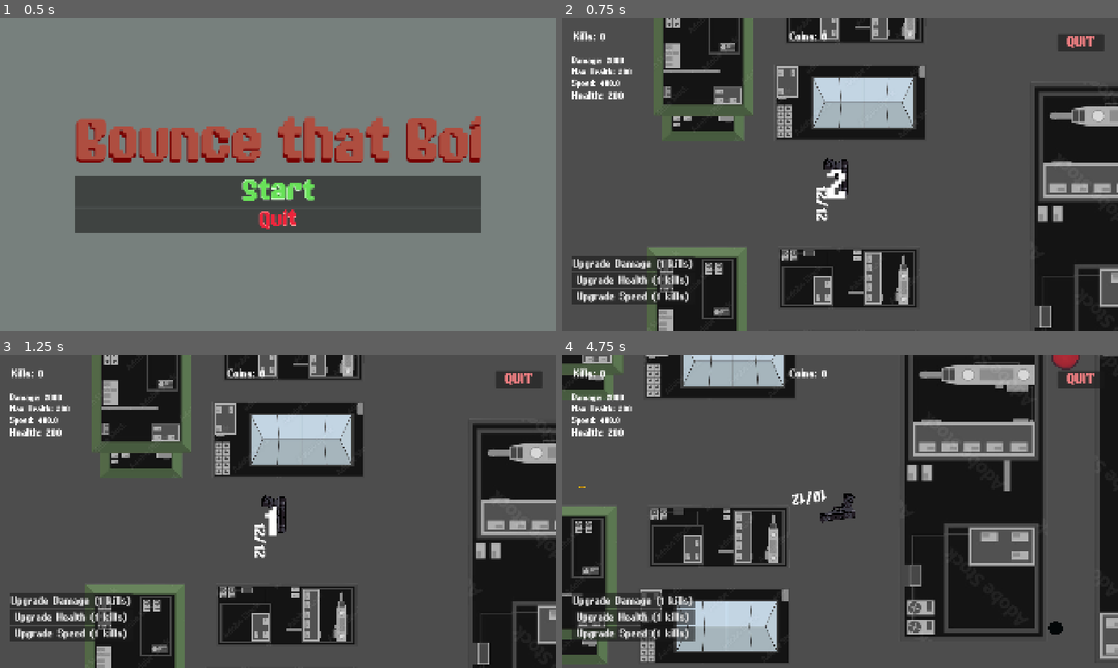
Above: before the commit, frames 1-4 (two rows, left to right).
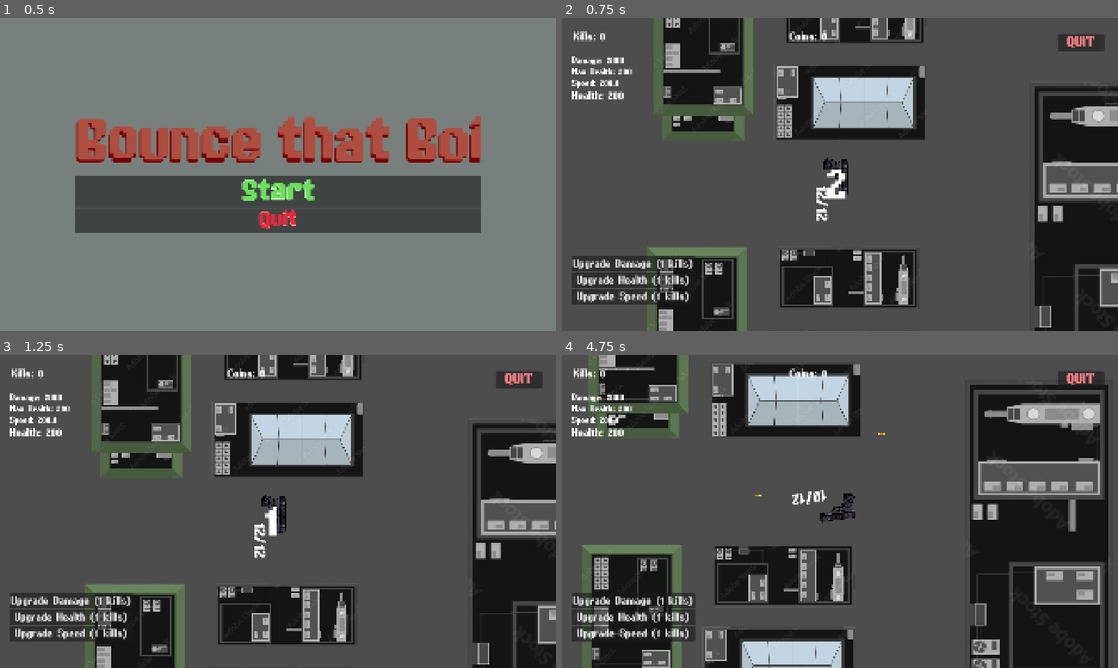
Above: after the commit, the same moments.

Repository: leo434472-oss/godot-game
Game: Godot game, scene res://main_menu.tscn
The game is run twice, just before and just after one commit, with the same random seed, the same clock (stepped at 60 frames per second) and the same inputs.
Inputs (mouse positions are in pixels of both pictures, inside the frame that each line leads up to):
- Up to frame 1 (0.5 s): no input
- Up to frame 2 (0.75 s): click "Start" at 0.5 s
- Up to frame 3 (1.25 s): no input
- Up to frame 4 (4.75 s): click "Upgrade Damage (1 kills)" at 1.25 s; click "Upgrade Health (1 kills)" at 2 s; click "Upgrade Speed (1 kills)" at 2.75 s; tap Enter at 3.5 s; move the mouse to (962, 495) at 3.52 s; press the mouse at (962, 495) at 3.53 s; hold Right (ui_right) 3.53-4.28 s; move the mouse to (728, 527) at 4.27 s; release the mouse at (728, 527) at 4.28 s; hold Down (ui_down) from 4.28 s (still down); click (728, 527) at 4.35 s

Frame 1 is identical in both runs. In frame 2, less than 0.1% of the frame differs, in the area x 6-11%, y 19-22%; in frame 3, less than 0.1%; in frame 4, 54%, in the area x 0-100%, y 0-100%.

Commit message:
l
l

Diff:
--- a/Player/bullet.gd
+++ b/Player/bullet.gd
@@ -3,7 +3,7 @@
 var hasbounced : bool = false
 var bounces : int = 0
 @onready var ray: RayCast2D = $RayCast2D
-@export var bullet_speed: float = 1500
+@export var bullet_speed: float = 500
 @export var damage : int
 
 func _ready() -> void:
--- a/Player/bullet.tscn
+++ b/Player/bullet.tscn
@@ -7,6 +7,10 @@
 [sub_resource type="CapsuleShape2D" id="CapsuleShape2D_032qo"]
 radius = 0.53972316
 height = 13.26142
+
+[sub_resource type="CapsuleShape2D" id="CapsuleShape2D_d7yj7"]
+radius = 0.7860049
+height = 14.914622
 
 [node name="Bulllet" type="Area2D" unique_id=234554583]
 scale = Vector2(0.505, 0.515)
@@ -18,6 +22,13 @@
 rotation = 1.5707964
 scale = Vector2(7.4112043, -3.317895)
 shape = SubResource("CapsuleShape2D_032qo")
+
+[node name="CollisionShape2D2" type="CollisionShape2D" parent="." unique_id=889007222]
+visibility_layer = 2
+position = Vector2(1, 0)
+rotation = 1.5707964
+scale = Vector2(7.4112043, -3.317895)
+shape = SubResource("CapsuleShape2D_d7yj7")
 
 [node name="Sprite2D" type="Sprite2D" parent="." unique_id=1632927802]
 position = Vector2(-1.3120939e-07, 0)
--- a/Player/player.tscn
+++ b/Player/player.tscn
@@ -37,11 +37,11 @@
 texture = ExtResource("4_od3ui")
 
 [node name="Muzzle" type="Marker2D" parent="." unique_id=930635594]
-position = Vector2(60, -26)
+position = Vector2(0.71, -26)
 
 [node name="MuzzleFlash" type="Sprite2D" parent="Muzzle" unique_id=1794206159]
 visible = false
-position = Vector2(64, -1.9999999)
+position = Vector2(126.4, 0)
 scale = Vector2(1.2187501, 1)
 texture = ExtResource("5_fhl08")
 
--- a/Stats.gd
+++ b/Stats.gd
@@ -1,6 +1,6 @@
 extends Node
 
-var speed: float = 400.0
+var speed: float = 200.0
 var damage: int = 2000
 var max_health: int = 200
 var bounce_count : int = 3
--- a/level.tscn
+++ b/level.tscn
@@ -12,7 +12,7 @@
 size = Vector2(698.5, 348)
 
 [sub_resource type="RectangleShape2D" id="RectangleShape2D_n6hdu"]
-size = Vector2(631.5, 304)
+size = Vector2(704, 382.00012)
 
 [sub_resource type="RectangleShape2D" id="RectangleShape2D_ntjt8"]
 size = Vector2(744.62506, 432)
@@ -31,6 +31,15 @@
 
 [sub_resource type="RectangleShape2D" id="RectangleShape2D_kp4u4"]
 size = Vector2(683.9054, 333.64227)
+
+[sub_resource type="RectangleShape2D" id="RectangleShape2D_i2t4f"]
+size = Vector2(337.61475, 466.05505)
+
+[sub_resource type="RectangleShape2D" id="RectangleShape2D_8cye3"]
+size = Vector2(550.56165, 278.8991)
+
+[sub_resource type="RectangleShape2D" id="RectangleShape2D_2orkt"]
+size = Vector2(624.3513, 302.4496)
 
 [sub_resource type="RectangleShape2D" id="RectangleShape2D_krcgb"]
 size = Vector2(3573, 114)
@@ -176,7 +185,7 @@
 shape = SubResource("RectangleShape2D_ajodo")
 
 [node name="CollisionShape2D3" type="CollisionShape2D" parent="Buildings1" unique_id=1696995108]
-position = Vector2(-624.25006, 1106)
+position = Vector2(-631.00006, 1107)
 shape = SubResource("RectangleShape2D_n6hdu")
 
 [node name="CollisionShape2D2" type="CollisionShape2D" parent="Buildings1" unique_id=963444654]
@@ -244,13 +253,21 @@
 texture = ExtResource("5_f2txt")
 
 [node name="CollisionShape2D" type="CollisionShape2D" parent="Buldings3" unique_id=1675118470]
-position = Vector2(240.36694, -455.04584)
+position = Vector2(240.36693, -455.04584)
 shape = SubResource("RectangleShape2D_h3wsx")
+
+[node name="CollisionShape2D7" type="CollisionShape2D" parent="Buldings3" unique_id=1897206177]
+position = Vector2(240.36693, -455.04584)
+shape = SubResource("RectangleShape2D_i2t4f")
 
 [node name="CollisionShape2D2" type="CollisionShape2D" parent="Buldings3" unique_id=1041541414]
 position = Vector2(902.7008, -587.15594)
 shape = SubResource("RectangleShape2D_r3u8s")
 
+[node name="CollisionShape2D6" type="CollisionShape2D" parent="Buldings3" unique_id=607167269]
+position = Vector2(902.7008, -587.15594)
+shape = SubResource("RectangleShape2D_8cye3")
+
 [node name="CollisionShape2D3" type="CollisionShape2D" parent="Buldings3" unique_id=1352722223]
 position = Vector2(255.96333, -116.738525)
 shape = SubResource("RectangleShape2D_05w1u")
@@ -259,6 +276,10 @@
 position = Vector2(886.9069, -221.867)
 shape = SubResource("RectangleShape2D_kp4u4")
 
+[node name="CollisionShape2D5" type="CollisionShape2D" parent="Buldings3" unique_id=1874842230]
+position = Vector2(893.3289, -217.27985)
+shape = SubResource("RectangleShape2D_2orkt")
+
 [node name="WorldBorders" type="StaticBody2D" parent="." unique_id=105992697]
 
 [node name="CollisionShape2D4" type="CollisionShape2D" parent="WorldBorders" unique_id=1900533584]
